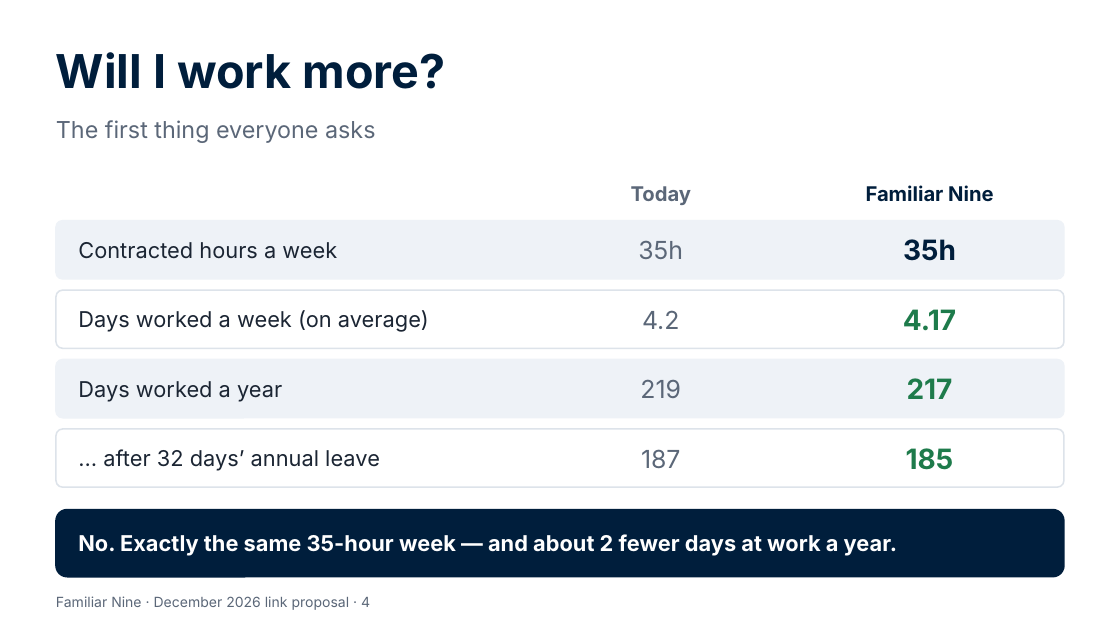
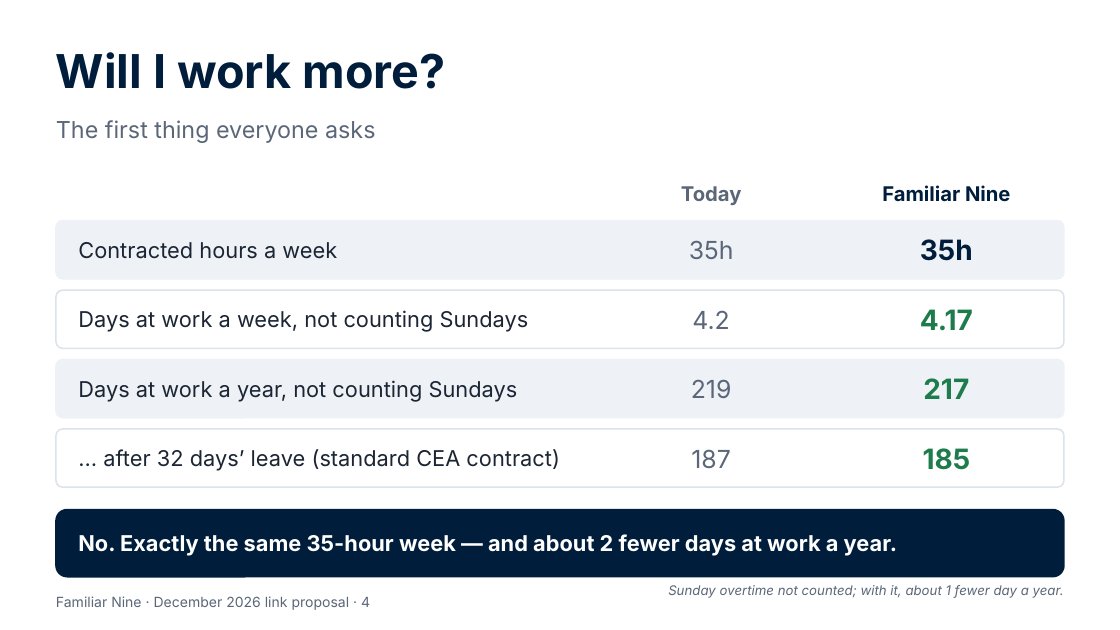
Before and after one commit to Garethdavidmiller/roster-app, a slide deck: slide 4 of docs/proposals/presentations/Familiar-Nine-for-colleagues.pptx. Drawn at 1120x630 pixels with LibreOffice and Linux fonts; fonts in the diff are those of the drawing. Boxes give left, top, right and bottom in pixels: in the first picture for what was removed or moved away, otherwise in the second. Text is boxed around its words. In the diff, an @@ line names an element or a change of style, - is before the commit and + after.

```diff
--- a/docs/proposals/presentations/Familiar-Nine-for-colleagues.pptx
+++ b/docs/proposals/presentations/Familiar-Nine-for-colleagues.pptx
@@ text "Today" moved from (x1=631, y1=186, x2=692, y2=205) to (x1=681, y1=186, x2=742, y2=205) @@
@@ text "Familiar Nine" moved from (x1=866, y1=185, x2=993, y2=202) to (x1=882, y1=185, x2=1010, y2=202) @@
@@ text "35h" moved from (x1=638, y1=241, x2=683, y2=259) to (x1=689, y1=240, x2=734, y2=259) @@
@@ text "35h" moved from (x1=903, y1=239, x2=956, y2=261) to (x1=920, y1=239, x2=973, y2=261) @@
@@ text "4.2" moved from (x1=642, y1=310, x2=679, y2=329) to (x1=692, y1=310, x2=729, y2=329) @@
@@ text "4.17" moved from (x1=903, y1=309, x2=956, y2=331) to (x1=920, y1=309, x2=973, y2=331) @@
@@ text at (x1=78, y1=310, x2=529, y2=332): text changed @@
-Days worked a week (on average)
+Days at work a week, not counting Sundays
@@ text at (x1=78, y1=380, x2=518, y2=402): text changed @@
-Days worked a year
+Days at work a year, not counting Sundays
@@ text "219" moved from (x1=640, y1=379, x2=681, y2=398) to (x1=691, y1=379, x2=732, y2=398) @@
@@ text "217" moved from (x1=907, y1=378, x2=953, y2=399) to (x1=923, y1=378, x2=969, y2=399) @@
@@ text at (x1=103, y1=449, x2=559, y2=471): text changed @@
-… after 32 days’ annual leave
+… after 32 days’ leave (standard CEA contract)
@@ text "187" moved from (x1=641, y1=449, x2=680, y2=468) to (x1=691, y1=449, x2=730, y2=468) @@
@@ text "185" moved from (x1=906, y1=448, x2=954, y2=470) to (x1=923, y1=448, x2=971, y2=470) @@
@@ text added at (x1=668, y1=585, x2=1064, y2=598), 8.5 pt, text #5B6778, italic @@
+Sunday overtime not counted; with it, about 1 fewer day a year.
```
Also in this commit, not shown: 5 other slides changed, 5 other files.
